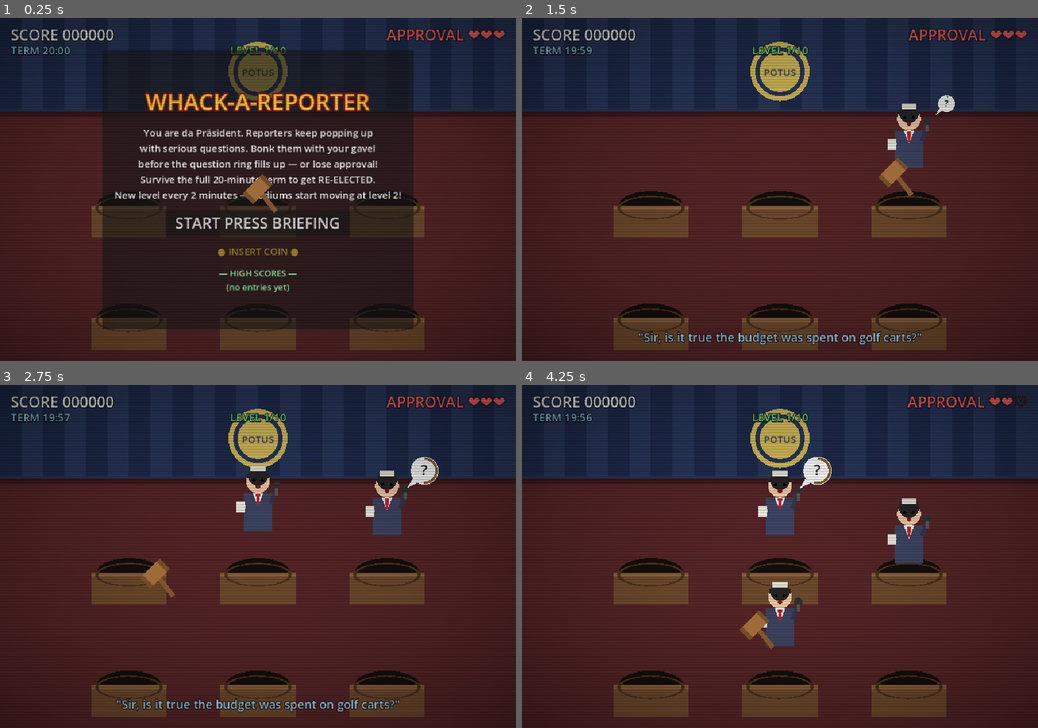
Above: before the commit, frames 1-4 (two rows, left to right).
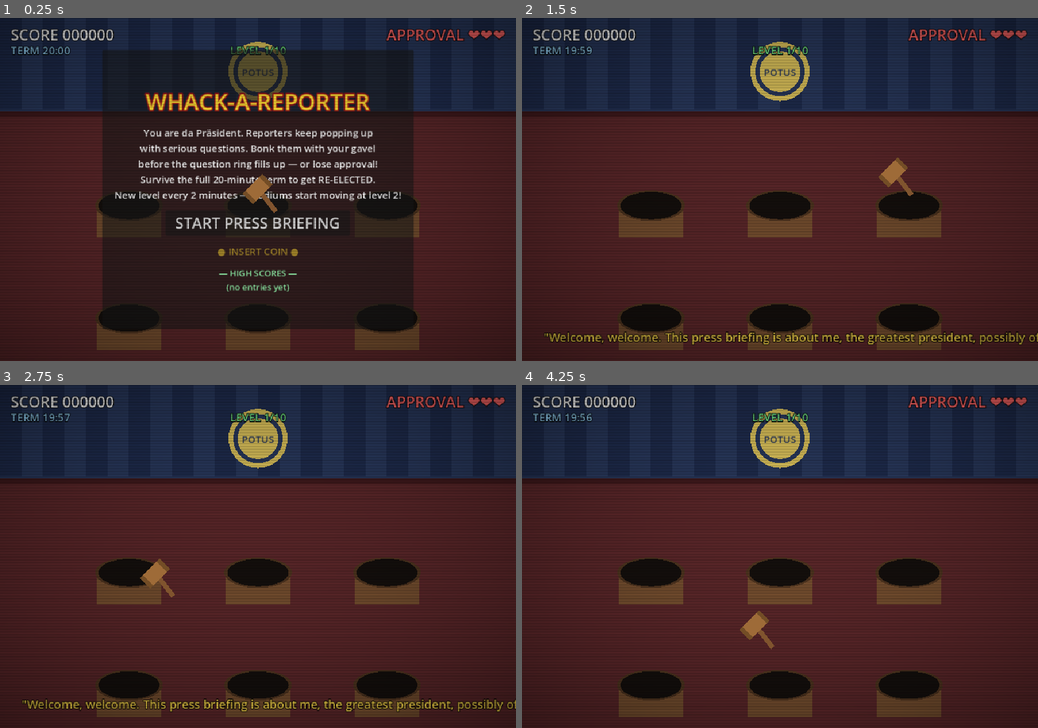
Above: after the commit, the same moments.

Repository: YemotaY/WhackAReporter
Game: Godot game, scene res://scenes/main.tscn
Two runs of this game, one before a commit and one after it. Both use one fixed random seed, a clock stepped at 60 frames per second and the inputs below.
Inputs (mouse positions are in pixels of both pictures, inside the frame that each line leads up to):
- Up to frame 1 (0.25 s): no input
- Up to frame 2 (1.5 s): click "START PRESS BRIEFING" at 0.5 s; move the mouse to (893, 172) at 1.27 s; press the mouse at (893, 172) at 1.28 s
- Up to frame 3 (2.75 s): move the mouse to (154, 573) at 2.02 s; release the mouse at (154, 573) at 2.03 s; click (154, 573) at 2.1 s
- Up to frame 4 (4.25 s): move the mouse to (831, 481) at 2.77 s; press the mouse at (831, 481) at 2.78 s; move the mouse to (754, 625) at 3.52 s; release the mouse at (754, 625) at 3.53 s; click (754, 625) at 3.6 s

The runs differ from the first frame. In frame 1, 2.7% of the frame differs, in the area x 17-83%, y 52-97%; in frame 2, 6.8%; in frame 3, 7.9%, in the area x 4-100%, y 21-97%; in frame 4, 7.7%.

Commit message:
fixes v3

Diff:
--- /dev/null
+++ b/assets/voice/dialogue.json
@@ -0,0 +1,55 @@
+{
+  "comment": "Whack-A-Reporter dialogue. Edit text here, then run tools/tts_pipeline.py (Piper neural TTS) to regenerate WAVs. 'qa' pairs drive gameplay: reporter asks the question when popping up; if bonked the president speaks the answer.",
+  "lines": {
+    "prez_start":   { "speaker": "president", "text": "Welcome, welcome. This press briefing is about me, the greatest president, possibly of all time. Keep your questions short, wrong, and unasked." },
+    "prez_over":    { "speaker": "president", "text": "Impeached? I am being impeached bigly. This is the most unfair thing since my golf handicap." },
+    "prez_won":     { "speaker": "president", "text": "Four more years! The reporters are gone and I answered nothing. A perfect term." },
+    "prez_whack1":  { "speaker": "president", "text": "Fake news!" },
+    "prez_whack2":  { "speaker": "president", "text": "Next question!" },
+    "prez_whack3":  { "speaker": "president", "text": "Wrong!" },
+    "prez_taunt1":  { "speaker": "president", "text": "Nobody dodges questions better than me. Everybody says so." },
+    "prez_level2":  { "speaker": "president", "text": "They are moving now? Tremendous cowards. Sad!" }
+  },
+  "qa": [
+    {
+      "id": "docs",
+      "question": { "speaker": "reporter1", "text": "Mister President, why were classified documents found in your golf bag?" },
+      "answer":   { "speaker": "president", "text": "Those were my scorecards. Very classified scorecards. Nobody shoots a sixty-eight like me." }
+    },
+    {
+      "id": "economy",
+      "question": { "speaker": "reporter2", "text": "Sir, the economy shrank by nine percent this quarter. Your comment?" },
+      "answer":   { "speaker": "president", "text": "Wrong. It grew by minus nine percent. That is growth. Look it up, sweetheart." }
+    },
+    {
+      "id": "climate",
+      "question": { "speaker": "reporter1", "text": "Scientists say the climate report is alarming. Have you read it?" },
+      "answer":   { "speaker": "president", "text": "I never read alarming things. That is how I stay so incredibly calm and handsome." }
+    },
+    {
+      "id": "healthcare",
+      "question": { "speaker": "reporter2", "text": "Your new healthcare plan appears to be a coupon for soup. Elaborate?" },
+      "answer":   { "speaker": "president", "text": "It is beautiful soup. Very affordable. The finest soup-based healthcare in the world." }
+    },
+    {
+      "id": "ethics",
+      "question": { "speaker": "reporter1", "text": "The ethics committee says you fired the entire ethics committee. True?" },
+      "answer":   { "speaker": "president", "text": "There is no ethics committee, so who is asking? Exactly. Next question." }
+    },
+    {
+      "id": "polls",
+      "question": { "speaker": "reporter2", "text": "Polls show ninety percent of citizens disapprove of your performance." },
+      "answer":   { "speaker": "president", "text": "Fake polls. My internal numbers show one hundred and ten percent approval. Tremendous math." }
+    },
+    {
+      "id": "treasury",
+      "question": { "speaker": "reporter1", "text": "Why does your cousin with no banking experience run the treasury?" },
+      "answer":   { "speaker": "president", "text": "Kevin is family. Family is trust. Trust is money. The treasury is money. It is all connected." }
+    },
+    {
+      "id": "billions",
+      "question": { "speaker": "reporter2", "text": "Can you explain the missing forty billion dollars from the budget?" },
+      "answer":   { "speaker": "president", "text": "It is not missing. It is exploring. Money needs freedom. That is called capitalism." }
+    }
+  ]
+}
--- a/scripts/hole.gd
+++ b/scripts/hole.gd
@@ -124,12 +124,25 @@
 
 
 class HoleFront extends Node2D:
+	# Must match the back-ellipse in Hole._draw exactly.
+	const ELLIPSE_CENTER := Vector2(0, 70)
+	const ELLIPSE_R := 60.0
+	const ELLIPSE_SCALE := Vector2(1.0, 0.45)
+
 	func _draw() -> void:
-		# Podium front that masks the reporter below the hole line.
-		draw_rect(Rect2(-70, 70, 140, 60), Color(0.45, 0.30, 0.18))
-		draw_rect(Rect2(-70, 70, 140, 8), Color(0.55, 0.38, 0.24))
-		draw_set_transform(Vector2(0, 74), 0.0, Vector2(1.0, 0.35))
-		draw_arc(Vector2.ZERO, 60, 0, TAU, 32, Color(0.30, 0.20, 0.12), 6.0)
+		# Podium front, exactly as wide as the hole ellipse (2 * ELLIPSE_R).
+		draw_rect(Rect2(-ELLIPSE_R, 70, ELLIPSE_R * 2, 60), Color(0.45, 0.30, 0.18))
+		draw_rect(Rect2(-ELLIPSE_R, 70, ELLIPSE_R * 2, 8), Color(0.55, 0.38, 0.24))
+		# Cutout: bottom half of the hole ellipse, so the opening continues
+		# into the podium front instead of being cut off by the square edge.
+		var pts := PackedVector2Array()
+		for i in 33:
+			var a := PI * i / 32.0  # 0..PI = bottom half (y-down)
+			pts.append(ELLIPSE_CENTER + Vector2(cos(a), sin(a)) * ELLIPSE_R * ELLIPSE_SCALE)
+		draw_colored_polygon(pts, Color(0.08, 0.06, 0.05))
+		# Rim ring sitting exactly on the hole ellipse.
+		draw_set_transform(ELLIPSE_CENTER, 0.0, ELLIPSE_SCALE)
+		draw_arc(Vector2.ZERO, ELLIPSE_R, 0, TAU, 48, Color(0.30, 0.20, 0.12), 6.0)
 		draw_set_transform(Vector2.ZERO, 0.0, Vector2.ONE)
 
 
--- a/scripts/main.gd
+++ b/scripts/main.gd
@@ -24,6 +24,7 @@
 
 var holes: Array[Hole] = []
 var hole_base_pos: Array[Vector2] = []
+var hole_qa := {}  # Hole -> qa id currently being asked
 var hammer: Hammer
 var voice: VoiceBox
 
@@ -109,11 +110,14 @@
 	game_state = GameState.PLAYING
 	menu_panel.visible = false
 	game_over_panel.visible = false
+	hole_qa.clear()
 	for i in holes.size():
 		holes[i].force_sink()
 		holes[i].position = hole_base_pos[i]
 	_play("start")
 	voice.say("prez_start")
+	# Give the opening monologue room before the first reporter pops.
+	spawn_timer = 6.0
 	_update_hud()
 
 func _process(delta: float) -> void:
@@ -187,24 +191,32 @@
 	tw.tween_callback(lbl.queue_free)
 
 func _spawn_interval() -> float:
-	# Per-level ramp: 1.5s at level 1 down to 0.5s at level 10.
+	# Slow, listenable pace at level 1 (hear the full Q&A comedy),
+	# frantic arcade chaos by level 10.
 	var t := float(level - 1) / float(MAX_LEVEL - 1)
-	return lerpf(1.5, 0.5, t) * randf_range(0.8, 1.2)
-
-func _question_time() -> float:
-	# Reporters ask faster per level: 2.6s -> 1.0s.
+	return lerpf(4.0, 0.6, t) * randf_range(0.85, 1.15)
+
+func _question_grace() -> float:
+	# Extra hit time on top of the spoken question length. Positive early
+	# (you can hear the whole question), negative late (cut them off or lose).
 	var t := float(level - 1) / float(MAX_LEVEL - 1)
-	return lerpf(2.6, 1.0, t)
+	return lerpf(1.2, -0.8, t)
 
 func _spawn_reporter() -> void:
+	# Early levels: one question at a time, so the satire is audible.
+	if level <= 3 and voice.is_talking():
+		return
 	var free := holes.filter(func(h): return not h.is_busy())
 	if free.is_empty():
 		return
 	var hole: Hole = free[randi() % free.size()]
-	hole.pop_up(0.25, _question_time())
+	var qa_id := voice.random_qa()
+	hole_qa[hole] = qa_id
+	# Hit window = spoken question length (+grace early, -pressure late).
+	var q_time: float = maxf(voice.question_duration(qa_id) + _question_grace(), 1.2)
+	hole.pop_up(0.25, q_time)
 	_play("pop")
-	if randf() < 0.55:
-		voice.say_random("reporter_q", 4)
+	voice.ask_question(qa_id)
 
 func _unhandled_input(event: InputEvent) -> void:
 	if game_state != GameState.PLAYING:
@@ -228,13 +240,14 @@
 	_play("whack")
 	_shake()
 	_spawn_score_popup(hole.global_position + Vector2(0, -120), "+%d" % (100 * combo))
-	if randf() < 0.4:
-		voice.say_random("prez_whack", 3)
-	elif combo >= 5 and randf() < 0.5:
-		voice.say("prez_taunt1")
-	_update_hud()
-
-func _on_question_asked(_hole: Hole) -> void:
+	# Question audio stops dead; the president delivers his answer.
+	if hole_qa.has(hole):
+		voice.answer_question(hole_qa[hole])
+		hole_qa.erase(hole)
+	_update_hud()
+
+func _on_question_asked(hole: Hole) -> void:
+	hole_qa.erase(hole)
 	lives -= 1
 	combo = 0
 	_play("question")
@@ -253,7 +266,7 @@
 	score += 5000  # term-completion bonus
 	_end_round("RE-ELECTED!", "You survived the full 20-minute term!")
 	_play("start")
-	voice.say("prez_taunt1")
+	voice.say("prez_won")
 
 func _end_round(title: String, sub: String) -> void:
 	high_score = max(high_score, score)
--- a/scripts/voice.gd
+++ b/scripts/voice.gd
@@ -1,45 +1,82 @@
 class_name VoiceBox
 extends Node
-## Plays voice clips with matching on-screen subtitles.
-## Clips are retro babble placeholders — drop real voice-actor WAVs with the
-## same filenames into assets/voice/ to replace them.
+## Plays neural-TTS voice clips with matching on-screen subtitles.
+## Text and clip keys come from assets/voice/dialogue.json — regenerate the
+## WAVs with `python3 tools/tts_pipeline.py` after editing the dialogue.
+##
+## Q&A flow: a reporter pops up and asks `qa_<id>_q`; if bonked, playback stops
+## and the president delivers the matching `qa_<id>_a` punchline.
 
-const LINES := {
-	"reporter_q1": ["res://assets/voice/reporter_q1.wav", "\"Mr. Präsident, about those classified emails...?\""],
-	"reporter_q2": ["res://assets/voice/reporter_q2.wav", "\"Sir, is it true the budget was spent on golf carts?\""],
-	"reporter_q3": ["res://assets/voice/reporter_q3.wav", "\"Can you explain the missing 40 billion?\""],
-	"reporter_q4": ["res://assets/voice/reporter_q4.wav", "\"Why does your cousin run the treasury?\""],
-	"prez_whack1": ["res://assets/voice/prez_whack1.wav", "\"FAKE NEWS!\""],
-	"prez_whack2": ["res://assets/voice/prez_whack2.wav", "\"NEXT QUESTION!\""],
-	"prez_whack3": ["res://assets/voice/prez_whack3.wav", "\"WRONG!\""],
-	"prez_start": ["res://assets/voice/prez_start.wav", "\"This briefing will be tremendous. The best briefing.\""],
-	"prez_over": ["res://assets/voice/prez_over.wav", "\"I am being impeached bigly. Very unfair!\""],
-	"prez_taunt1": ["res://assets/voice/prez_taunt1.wav", "\"Nobody asks questions better than me.\""],
-	"prez_level2": ["res://assets/voice/prez_level2.wav", "\"They're moving?! Tremendous cowards!\""],
-}
+const DIALOGUE_PATH := "res://assets/voice/dialogue.json"
+const VOICE_DIR := "res://assets/voice/"
 
 var subtitle_label: Label
-var _streams := {}
+var qa_ids: Array[String] = []
+
+var _lines := {}  # key -> {stream, text, is_prez}
 var _player: AudioStreamPlayer
 var _sub_tween: Tween
 
 func _ready() -> void:
-	for key in LINES:
-		_streams[key] = load(LINES[key][0])
+	_load_dialogue()
 	_player = AudioStreamPlayer.new()
 	add_child(_player)
 
+func _load_dialogue() -> void:
+	var f := FileAccess.open(DIALOGUE_PATH, FileAccess.READ)
+	var data: Dictionary = JSON.parse_string(f.get_as_text())
+	for key in data["lines"]:
+		_register(key, data["lines"][key])
+	for qa in data["qa"]:
+		var id: String = qa["id"]
+		_register("qa_%s_q" % id, qa["question"])
+		_register("qa_%s_a" % id, qa["answer"])
+		qa_ids.append(id)
+
+func _register(key: String, line: Dictionary) -> void:
+	var path := VOICE_DIR + key + ".wav"
+	if not ResourceLoader.exists(path):
+		push_warning("VoiceBox: missing clip %s (run tools/tts_pipeline.py)" % path)
+		return
+	_lines[key] = {
+		"stream": load(path),
+		"text": "\"%s\"" % line["text"],
+		"is_prez": String(line["speaker"]) == "president",
+	}
+
 func say(key: String) -> void:
-	if not _streams.has(key):
+	if not _lines.has(key):
 		return
+	var line: Dictionary = _lines[key]
 	_player.stop()
-	_player.stream = _streams[key]
-	_player.pitch_scale = randf_range(0.97, 1.03)
+	_player.stream = line["stream"]
 	_player.play()
-	_show_subtitle(LINES[key][1], key.begins_with("prez"))
+	_show_subtitle(line["text"], line["is_prez"])
 
 func say_random(prefix: String, count: int) -> void:
 	say("%s%d" % [prefix, randi() % count + 1])
+
+func random_qa() -> String:
+	return qa_ids[randi() % qa_ids.size()]
+
+func ask_question(qa_id: String) -> void:
+	say("qa_%s_q" % qa_id)
+
+func answer_question(qa_id: String) -> void:
+	stop()  # cut the reporter off mid-question
+	say("qa_%s_a" % qa_id)
+
+func question_duration(qa_id: String) -> float:
+	var key := "qa_%s_q" % qa_id
+	if not _lines.has(key):
+		return 0.0
+	return (_lines[key]["stream"] as AudioStream).get_length()
+
+func stop() -> void:
+	_player.stop()
+
+func is_talking() -> bool:
+	return _player.playing
 
 func _show_subtitle(text: String, is_prez: bool) -> void:
 	if subtitle_label == null:
@@ -51,5 +88,5 @@
 	if _sub_tween and _sub_tween.is_valid():
 		_sub_tween.kill()
 	_sub_tween = create_tween()
-	_sub_tween.tween_interval(1.8)
+	_sub_tween.tween_interval(3.0)
 	_sub_tween.tween_property(subtitle_label, "modulate:a", 0.0, 0.5)
--- a/tests/smoke_test.gd
+++ b/tests/smoke_test.gd
@@ -18,6 +18,7 @@
 	main.spawn_timer = 999.0  # suppress auto-spawn for deterministic test
 
 	# Force a spawn and let the pop-up animation finish
+	main.voice.stop()  # intro monologue blocks spawns at early levels
 	main._spawn_reporter()
 	main.spawn_timer = 999.0
 	var busy: Array = main.holes.filter(func(h): return h.is_busy())
@@ -31,18 +32,25 @@
 	assert(hit, "whack should land")
 	assert(main.score == 100, "score should be 100, got %d" % main.score)
 	assert(main.combo == 1, "combo should be 1")
+	# Bonk cuts the question and the president answers
+	assert(main.voice.is_talking(), "president should be answering after bonk")
+	assert(main.subtitle_label.text != "", "answer subtitle shown")
 
 	# Whack far away should miss
 	await create_timer(0.6).timeout
+	main.voice.stop()
 	main._spawn_reporter()
 	main.spawn_timer = 999.0
 	var busy2: Array = main.holes.filter(func(h): return h.is_busy())
 	var hole2: Hole = busy2[0]
 	var miss: bool = hole2.try_whack(hole2.global_position + Vector2(300, 300))
 	assert(not miss, "far whack should miss")
+	# Hit window must cover the spoken question at level 1
+	var qa_id: String = main.hole_qa[hole2]
+	assert(hole2.question_time >= main.voice.question_duration(qa_id), "hit time >= question length")
 
 	# Let the question complete -> lose a life
-	await create_timer(3.0).timeout
+	await create_timer(hole2.question_time + 1.0).timeout
 	assert(main.lives == 2, "should have lost a life, lives=%d" % main.lives)
 
 	# Drain remaining lives -> game over
@@ -74,6 +82,15 @@
 	main.voice.say("prez_whack1")
 	assert(main.subtitle_label.text != "", "subtitle shown")
 
+	# Q&A dialogue loaded from dialogue.json
+	assert(main.voice.qa_ids.size() >= 8, "qa pairs loaded")
+	main.voice.ask_question("economy")
+	assert(main.voice.is_talking(), "question playing")
+	assert(main.subtitle_label.text.contains("nine percent"), "question subtitle shown")
+	main.voice.answer_question("economy")
+	assert(main.subtitle_label.text.contains("minus nine percent"), "answer subtitle shown")
+	assert(main.voice.question_duration("economy") > 1.0, "question has real duration")
+
 	# Leaderboard
 	main.leaderboard = []
 	main.add_leaderboard_entry("zz", 500, 2)
Not shown, added: assets/voice/prez_won.wav.import
Not shown, added: assets/voice/qa_billions_a.wav.import
Not shown, added: assets/voice/qa_billions_q.wav.import
Not shown, added: assets/voice/qa_climate_a.wav.import
Not shown, added: assets/voice/qa_climate_q.wav.import
Not shown, added: assets/voice/qa_docs_a.wav.import
Not shown, added: assets/voice/qa_docs_q.wav.import
Not shown, added: assets/voice/qa_economy_a.wav.import
Not shown, added: assets/voice/qa_economy_q.wav.import
Not shown, added: assets/voice/qa_ethics_a.wav.import
Not shown, added: assets/voice/qa_ethics_q.wav.import
Not shown, added: assets/voice/qa_healthcare_a.wav.import
(and 40 more such lines)
